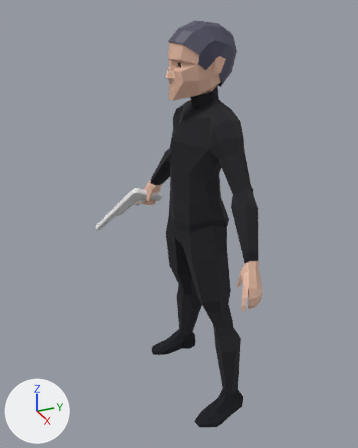
Before and after pictures for a commit that changed the FBX model GameJamSpy/Assets/Models/Characters/Animations/p2_run_fwd_45L.fbx.
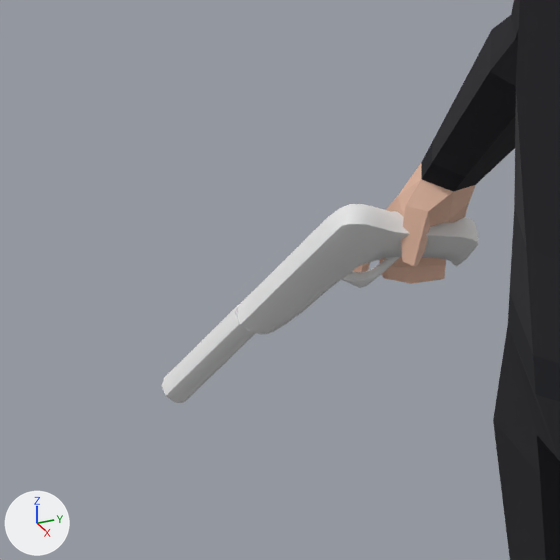
The first picture shows the older version from a camera (50 mm lens) standing at (1.938, -0.96, 1.93) and looking at (-0.063, -0.06, 0.93). The close-ups show both versions on the part from 17% to 50% of the width and 32% to 59% of the height of that picture. Lighting does not change. The marker at lower left points along +X, +Y and +Z. Where no turn or scale is listed for an object, it has been applied to the vertices.

The first close-up shows 'Pistol', 'mesh'.
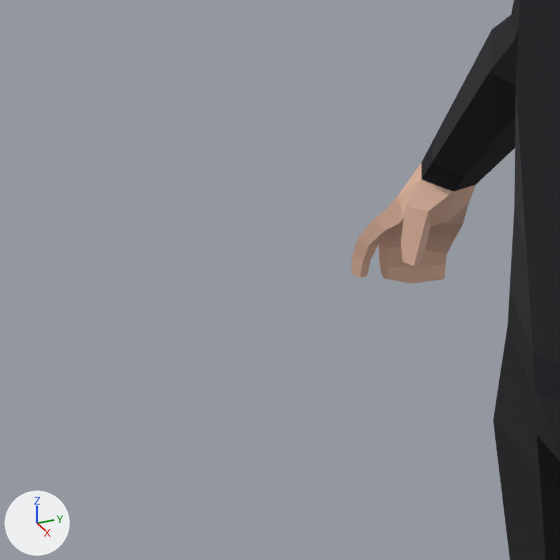
Where the change shows, as pixel boxes [x1, y1, x2, y2] in the close-ups (560 x 560 px):
```json
{"object": "Pistol", "change": "deleted", "before": [162, 204, 478, 403]}
```

Edits to the scene script, one JSON object a line:
```json
{"op": "remove", "block": "ob_pistol", "code": ["ob_pistol = bpy.data.objects.new('Pistol', me_cylinder_002)", "ob_pistol.location = (-0.499, -0.002, 0.993)"]}
```
